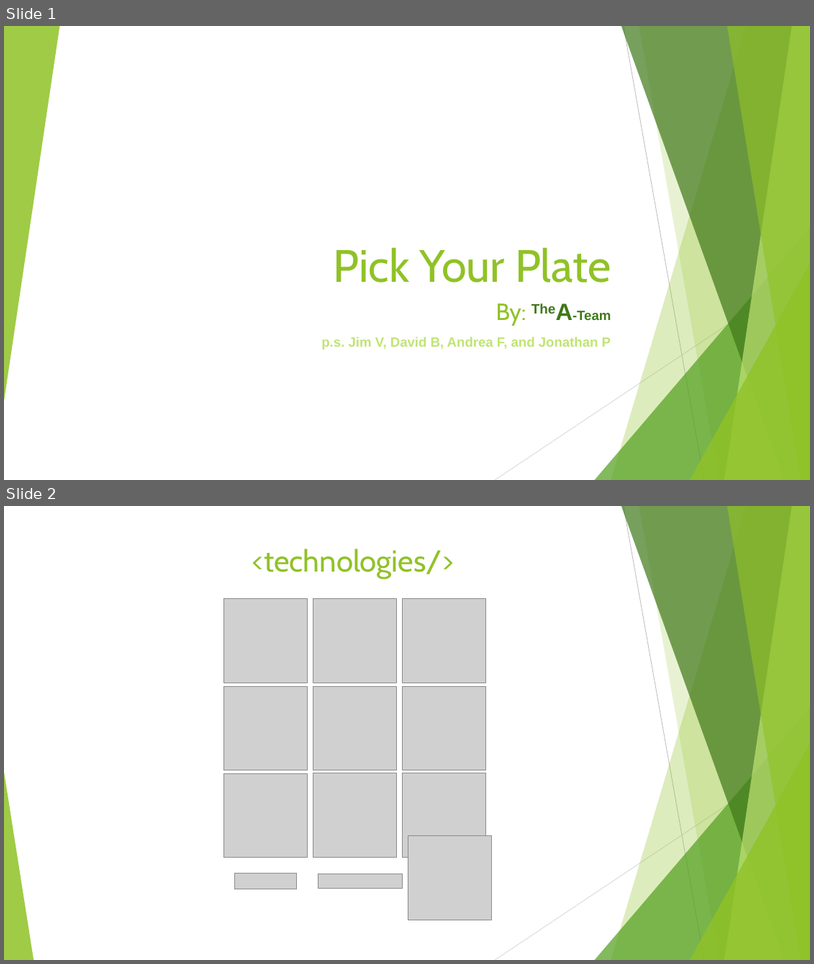
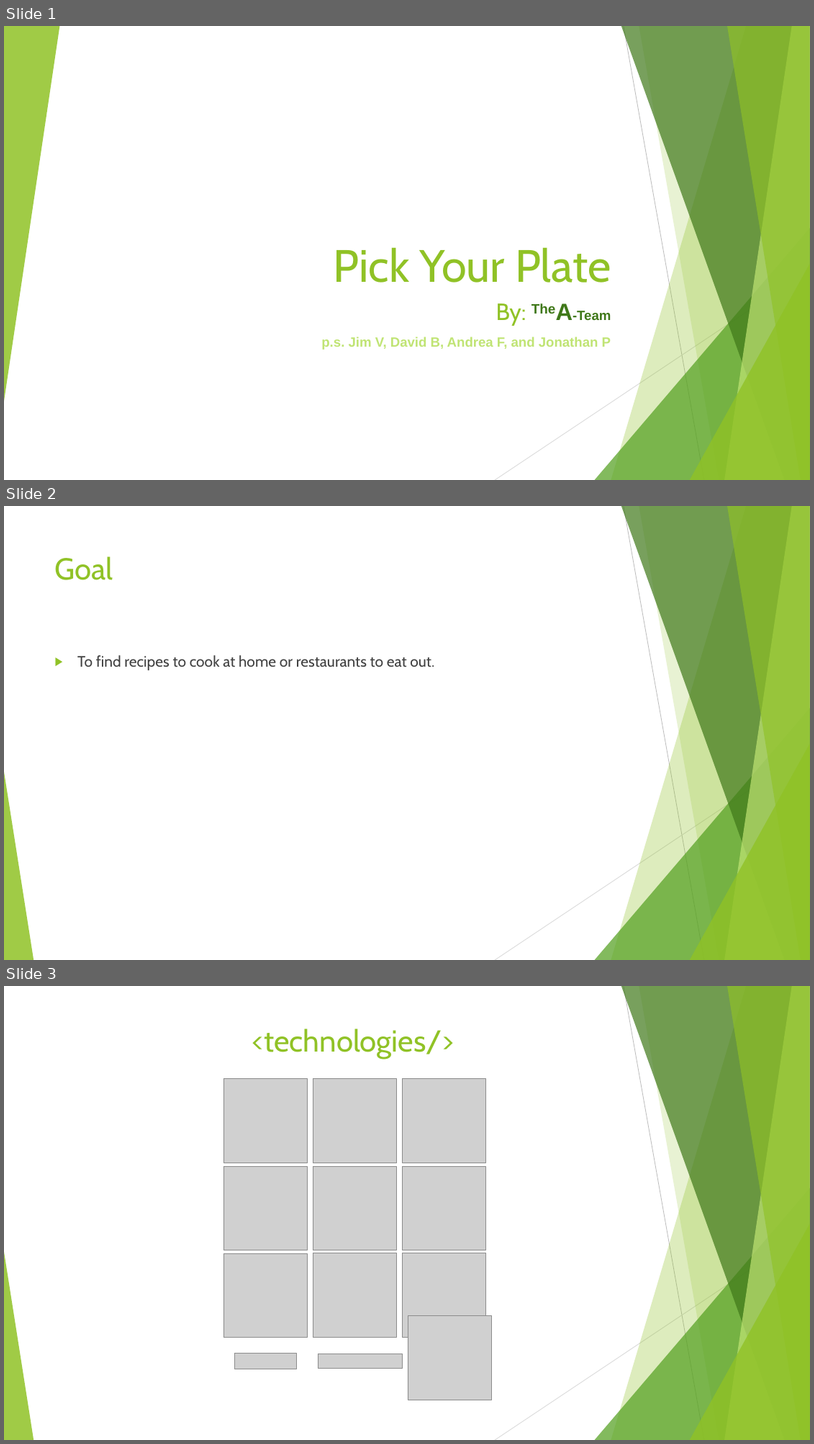
Before and after one commit to JVGH/Project-1, a slide deck: Pick Your Plate.pptx. Shown one above the other, each under a label of ours: slides 1 and 2 before the commit, slides 1, 2 and 3 after it. The pictures are 814x964 and 814x1444 pixels, drawn with LibreOffice and Linux fonts; fonts in the diff are those of the drawing; grey boxes stand for pictures. Boxes give left, top, right and bottom in pixels: in the first picture for what was removed or moved away, otherwise in the second. Text is boxed around its words. In the diff, an @@ line names an element or a change of style, - is before the commit and + after.

Commit message:
ppt update

```diff
--- a/Pick Your Plate.pptx
+++ b/Pick Your Plate.pptx
@@ slide 2 added at (x1=4, y1=506, x2=810, y2=960), background #FFFFFF; not listed: 10 template elements that a slide beside it also shows @@
@@ title added at (x1=55, y1=556, x2=113, y2=580), 36 pt, text #90C226 @@
+Goal
@@ text added at (x1=77, y1=655, x2=435, y2=670), 18 pt, text #404040 @@
+▶ To find recipes to cook at home or restaurants to eat out.
@@ what was slide 2 is now slide 3 @@
```
